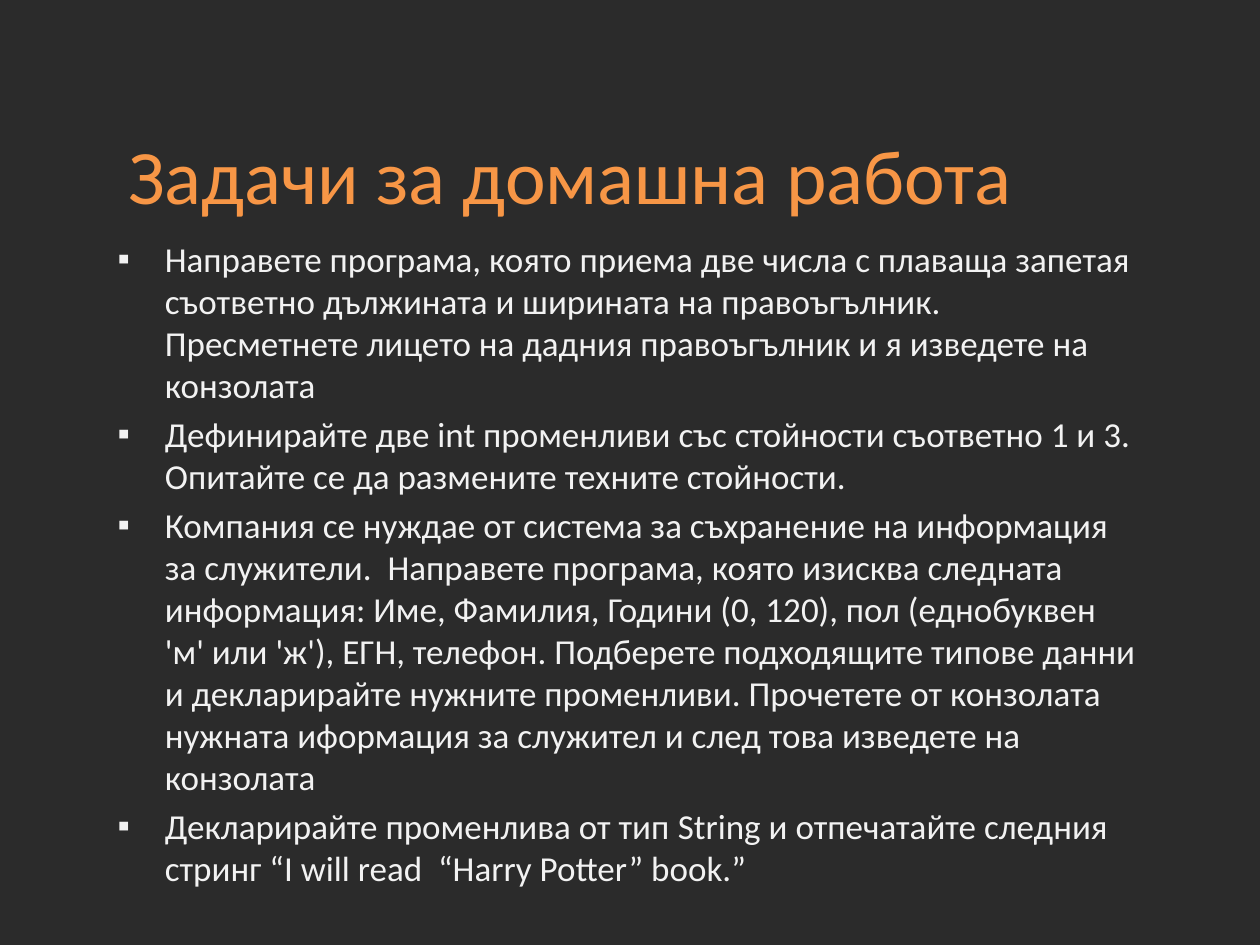
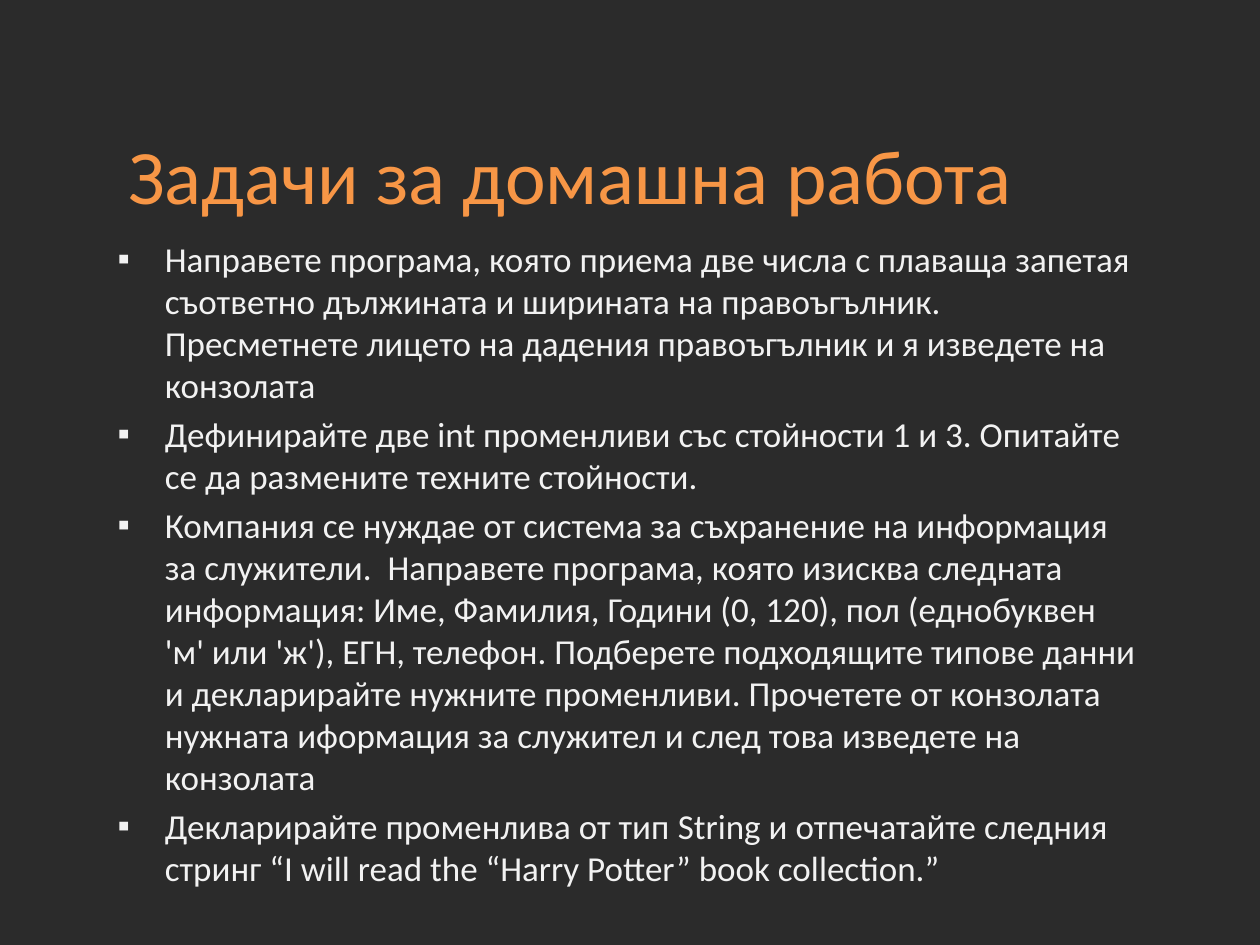
Before and after one commit to Academy-Soft-Intellect/Java-Course, a slide deck: slide 27 of 02-JAVA-Basics.pptx. Drawn at 1260x945 pixels with LibreOffice and Linux fonts; fonts in the diff are those of the drawing; background and template pictures are left out; a plain dark background stands for a picture behind light text. Boxes give left, top, right and bottom in pixels: in the first picture for what was removed or moved away, otherwise in the second. Text is boxed around its words. In the diff, an @@ line names an element or a change of style, - is before the commit and + after.

Commit message:
Updated Lecture 2 - presentation.

```diff
--- a/02-JAVA-Basics.pptx
+++ b/02-JAVA-Basics.pptx
@@ text at (165, 249, 1129, 495): text changed @@
-▪ Направете програма, която приема две числа с плаваща запетая съответно дължината и ширината на правоъгълник. Пресметнете лицето на дадния правоъгълник и я изведете на конзолата
-▪ Дефинирайте две int променливи със стойности съответно 1 и 3. Опитайте се да размените техните стойности.
+▪ Направете програма, която приема две числа с плаваща запетая съответно дължината и ширината на правоъгълник. Пресметнете лицето на дадения правоъгълник и я изведете на конзолата
+▪ Дефинирайте две int променливи със стойности 1 и 3. Опитайте се да размените техните стойности.
@@ text at (165, 815, 1107, 887): text changed @@
-▪ Декларирайте променлива от тип String и отпечатайте следния стринг “I will read “Harry Potter” book.”
+▪ Декларирайте променлива от тип String и отпечатайте следния стринг “I will read the “Harry Potter” book collection.”
```
Also in this commit, not shown: 4 other slides changed, 1 other file.
